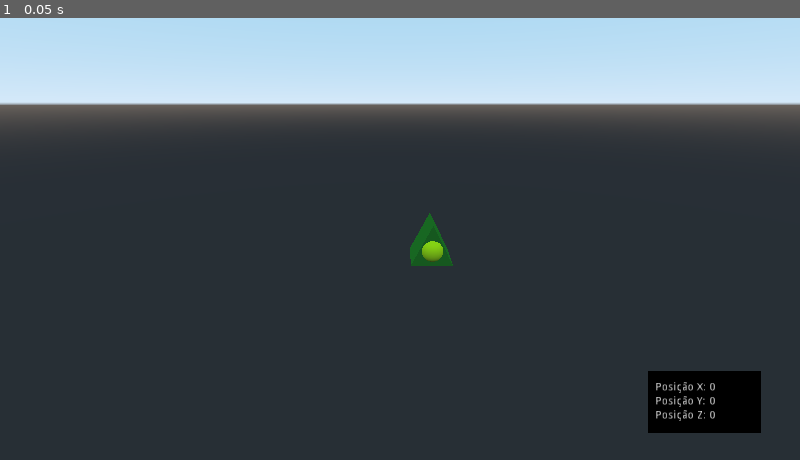
Above: before the commit, frame 1.
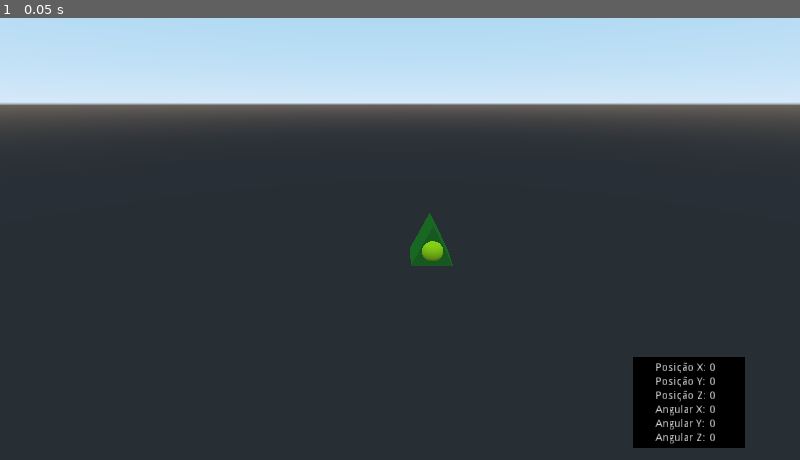
Above: after the commit, the same moment.

Repository: LucaSarhan/robo_digital
Game: Godot game, scene res://Master.tscn
Same seed, same stepped clock (60 frames per second), same inputs: the game is played once before the commit and once after it.
Inputs:
- Up to frame 1 (0.05 s): no input

The runs differ from the first frame. In frame 1, 1.8% of the frame differs, in the area x 79-96%, y 76-98%.
Error in both runs: Unable to iterate on object of type 'Nil'. (res://Jogador.gd:67)

Commit message:
Finalzão

Diff:
--- a/Robo/Display.gd
+++ b/Robo/Display.gd
@@ -8,15 +8,15 @@
 
 onready var Z_Position = $GridContainer/Z_Position_Value
 
-onready var X_Rotation_Position = $GridContainer/X_Position_Value
+onready var X_Rotation_Position = $GridContainer/X_Rotation_Value
 
-onready var Y_Rotation_Position = $GridContainer/Y_Position_Value
+onready var Y_Rotation_Position = $GridContainer/Y_Rotation_Value
 
-onready var Z_Rotation_Position = $GridContainer/Z_Position_Value
+onready var Z_Rotation_Position = $GridContainer/Z_Rotation_Value
 
 # Signal received by the player, with the positions
 
-func _on_KinematicBody_positionjogador(px, py, pz):
+func _on_KinematicBody_positionjogador(px, py, pz, rx, ry, rz):
 
 	X_Position.text = str(px)
 
@@ -24,8 +24,8 @@
 
 	Z_Position.text = str(pz)
 
-	X_Rotation_Position.text = str(px)
+	X_Rotation_Position.text = str(rx)
 
-	Y_Rotation_Position.text = str(py)
+	Y_Rotation_Position.text = str(ry)
 
-	Z_Rotation_Position.text = str(pz)
+	Z_Rotation_Position.text = str(rz)
--- a/Robo/Display.tscn
+++ b/Robo/Display.tscn
@@ -12,15 +12,16 @@
 script = ExtResource( 2 )
 
 [node name="ColorRect" type="ColorRect" parent="."]
-margin_left = -10.0
-margin_top = -14.0
-margin_right = 135.0
-margin_bottom = 66.0
+margin_left = -29.2
+margin_top = -32.0
+margin_right = 114.8
+margin_bottom = 85.0
 color = Color( 0, 0, 0, 1 )
 
 [node name="GridContainer" type="GridContainer" parent="."]
-margin_right = 40.0
-margin_bottom = 40.0
+margin_top = -25.0
+margin_right = 77.0
+margin_bottom = 79.0
 columns = 2
 
 [node name="X_Position" type="Label" parent="GridContainer"]
@@ -70,31 +71,37 @@
 margin_top = 54.0
 margin_right = 65.0
 margin_bottom = 68.0
+text = "Angular X:"
 
 [node name="X_Rotation_Value" type="Label" parent="GridContainer"]
 margin_left = 69.0
 margin_top = 54.0
 margin_right = 77.0
 margin_bottom = 68.0
+text = "0"
 
 [node name="Y_Rotation" type="Label" parent="GridContainer"]
 margin_top = 72.0
 margin_right = 65.0
 margin_bottom = 86.0
+text = "Angular Y:"
 
 [node name="Y_Rotation_Value" type="Label" parent="GridContainer"]
 margin_left = 69.0
 margin_top = 72.0
 margin_right = 77.0
 margin_bottom = 86.0
+text = "0"
 
 [node name="Z_Rotation" type="Label" parent="GridContainer"]
 margin_top = 90.0
 margin_right = 65.0
 margin_bottom = 104.0
+text = "Angular Z:"
 
 [node name="Z_Rotation_Value" type="Label" parent="GridContainer"]
 margin_left = 69.0
 margin_top = 90.0
 margin_right = 77.0
 margin_bottom = 104.0
+text = "0"
--- a/Robo/Jogador.gd
+++ b/Robo/Jogador.gd
@@ -20,7 +20,7 @@
 
 # Signal for the HUD
 
-signal positionjogador(px, py, pz)
+signal positionjogador(px, py, pz, rx, ry, rz)
 
 # Function that equalizes the positions and determines the direction of movement
 
@@ -112,10 +112,16 @@
 
 			rotation_position.z = Position_Player(rotation_position.z, rotation_future.z, "z")
 
+			self.rotation_degrees.x = rotation_position.x
+
+			self.rotation_degrees.y = rotation_position.y
+
+			self.rotation_degrees.z = rotation_position.z
+
 			print(current_position.x, ", ", current_position.y, ", ", current_position.z, ", ",rotation_position.x, ", ", rotation_position.y, ", ", rotation_position.z) # Show current coordinates
 
 			move_and_slide(speed) # move the player
 
-			emit_signal("positionjogador", current_position.x, current_position.y, current_position.z) # Emits a signal to the HUD
+			emit_signal("positionjogador", current_position.x, current_position.y, current_position.z, rotation_position.x, rotation_position.y, rotation_position.z) # Emits a signal to the HUD
 
 			yield(get_tree().create_timer(interval), "timeout") # delay
Not shown, added: Coordinates2.db
Not shown, added: Cordinates2.db
Not shown, changed: app.py
Not shown, changed: templates/PageRobot.html
